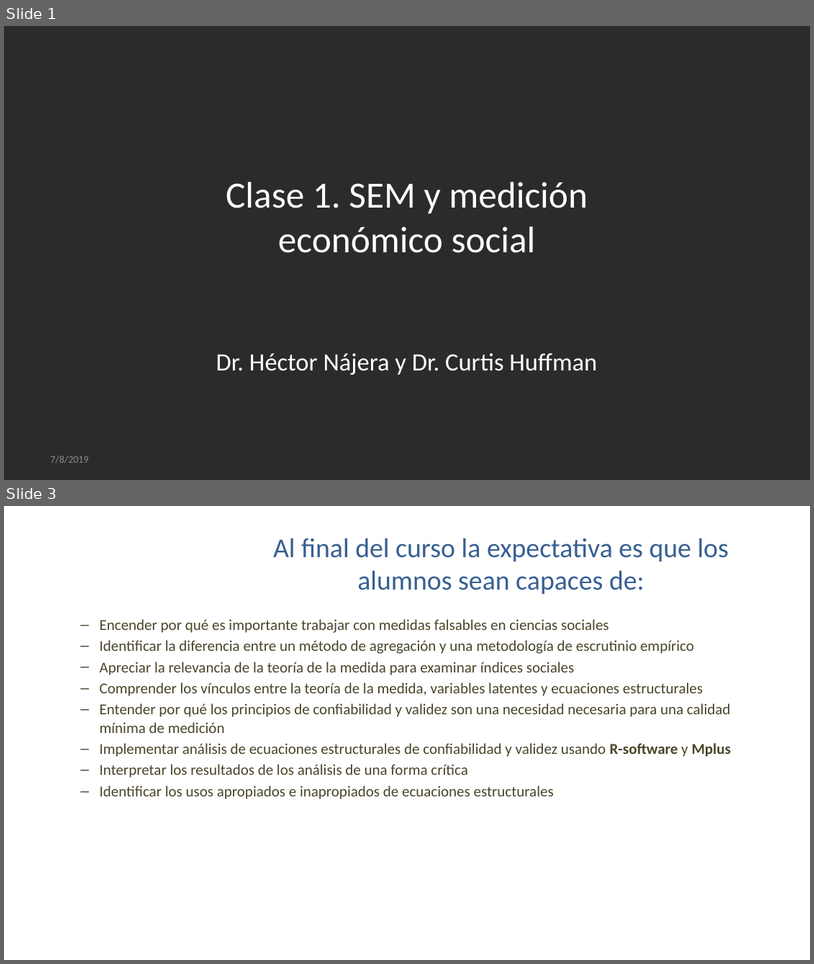
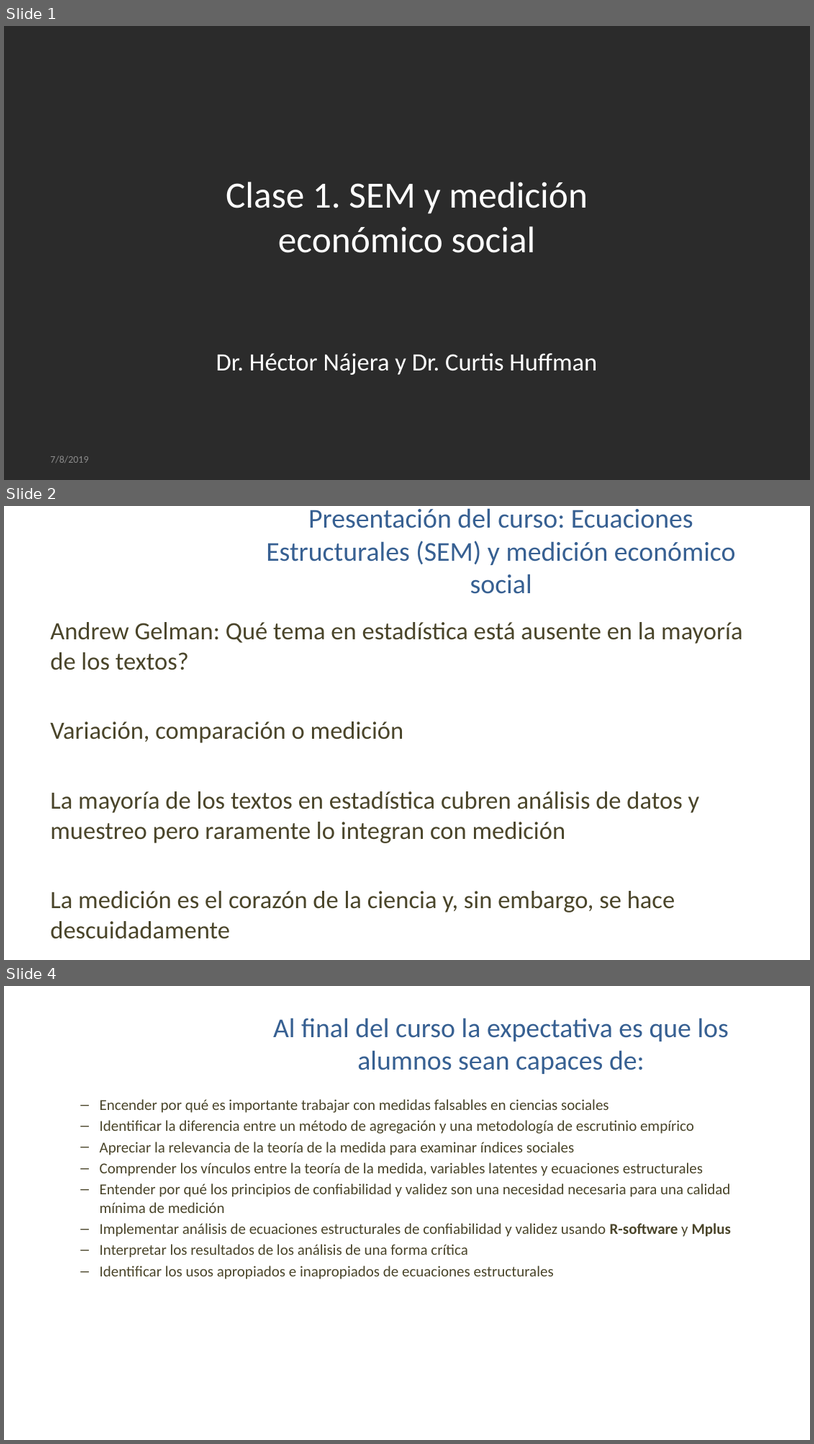
Before and after one commit to chuffmanMEX/SEMindicadores, a slide deck: Clase_1.pptx. Shown one above the other, each under a label of ours: slides 1 and 3 before the commit, slides 1, 2 and 4 after it; the slides between them are not shown. The pictures are 814x964 and 814x1444 pixels, drawn with LibreOffice and Linux fonts; fonts in the diff are those of the drawing; background and template pictures are left out; a plain dark background stands for a picture behind light text. Boxes give left, top, right and bottom in pixels: in the first picture for what was removed or moved away, otherwise in the second. Text is boxed around its words. In the diff, an @@ line names an element or a change of style, - is before the commit and + after.

```diff
--- a/Clase_1.pptx
+++ b/Clase_1.pptx
@@ slide 2 added at (4,506,810,960), background picture (left out) @@
@@ title added at (266,508,736,594), 32.4 pt, text #376092 @@
+Presentación del curso: Ecuaciones Estructurales (SEM) y medición económico social
@@ text added at (50,622,743,912), 29.6 pt, text #4A452A @@
+Andrew Gelman: Qué tema en estadística está ausente en la mayoría de los textos?
+Variación, comparación o medición
+La mayoría de los textos en estadística cubren análisis de datos y muestreo pero raramente lo integran con medición
+La medición es el corazón de la ciencia y, sin embargo, se hace descuidadamente
@@ what was slide 3 is now slide 4 @@
```
Also in this commit, not shown: 1 slide changed, 1 other slide added.
